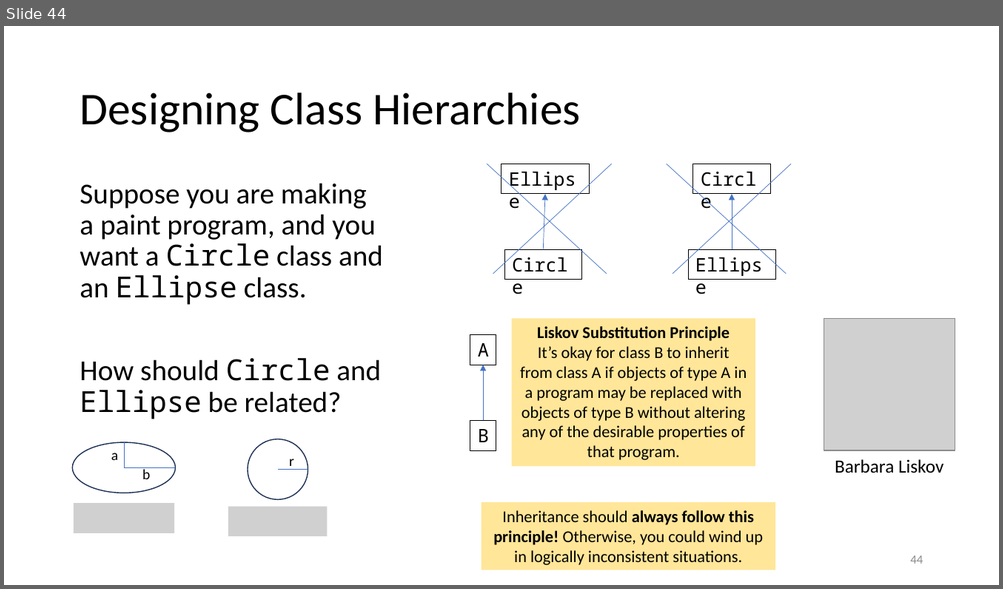
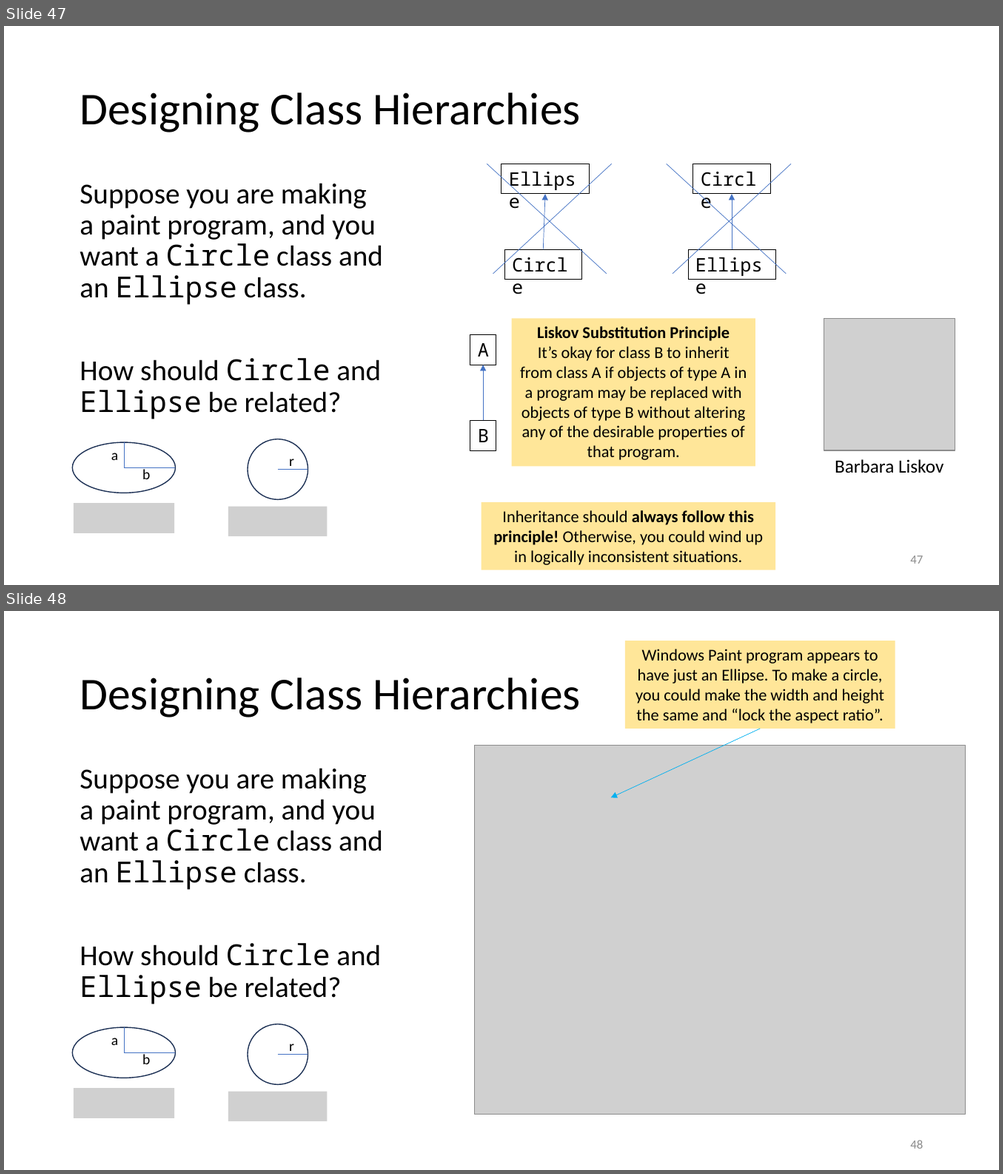
Before and after one commit to tjd1234/cmpt135spring2024, a slide deck: sample_code/week6/week6_cmpt135.pptx. Shown one above the other, each under a label of ours: slide 44 before the commit, slides 47 and 48 after it. The pictures are 1003x589 and 1003x1174 pixels, drawn with LibreOffice and Linux fonts; fonts in the diff are those of the drawing; grey boxes stand for pictures. Boxes give left, top, right and bottom in pixels: in the first picture for what was removed or moved away, otherwise in the second. Text is boxed around its words. In the diff, an @@ line names an element or a change of style, - is before the commit and + after.

```diff
--- a/sample_code/week6/week6_cmpt135.pptx
+++ b/sample_code/week6/week6_cmpt135.pptx
@@ slide 48 added at box(4, 611, 999, 1170), background #FFFFFF @@
@@ rectangle added at box(625, 641, 895, 729), fill #FFE699, 16 pt, text #000000 @@
+Windows Paint program appears to have just an Ellipse. To make a circle, you could make the width and height the same and “lock the aspect ratio”.
@@ title added at box(79, 678, 580, 718), 44 pt, text #000000 @@
+Designing Class Hierarchies
@@ arrow added from (760, 729) to (611, 797), #00B0F0 0.5 pt @@
@@ picture added at box(475, 745, 966, 1115) @@
@@ text added at box(79, 768, 383, 1005), 28 pt, text #000000 @@
+Suppose you are making a paint program, and you want a Circle class and an Ellipse class.
+How should Circle and Ellipse be related?
@@ group added at box(73, 1025, 327, 1122): 3 lines, 3 texts, 2 ellipses, 2 pictures @@
+a
+b
+r
@@ page number added at box(910, 1140, 922, 1149), 12 pt, text #8C8C8C @@
+48
@@ what was slide 44 is now slide 47 @@
@@ page number at box(910, 556, 922, 564): text changed @@
-44
+47
```
Also in this commit, not shown: 11 slides changed, 3 other slides added, 1 other file.
